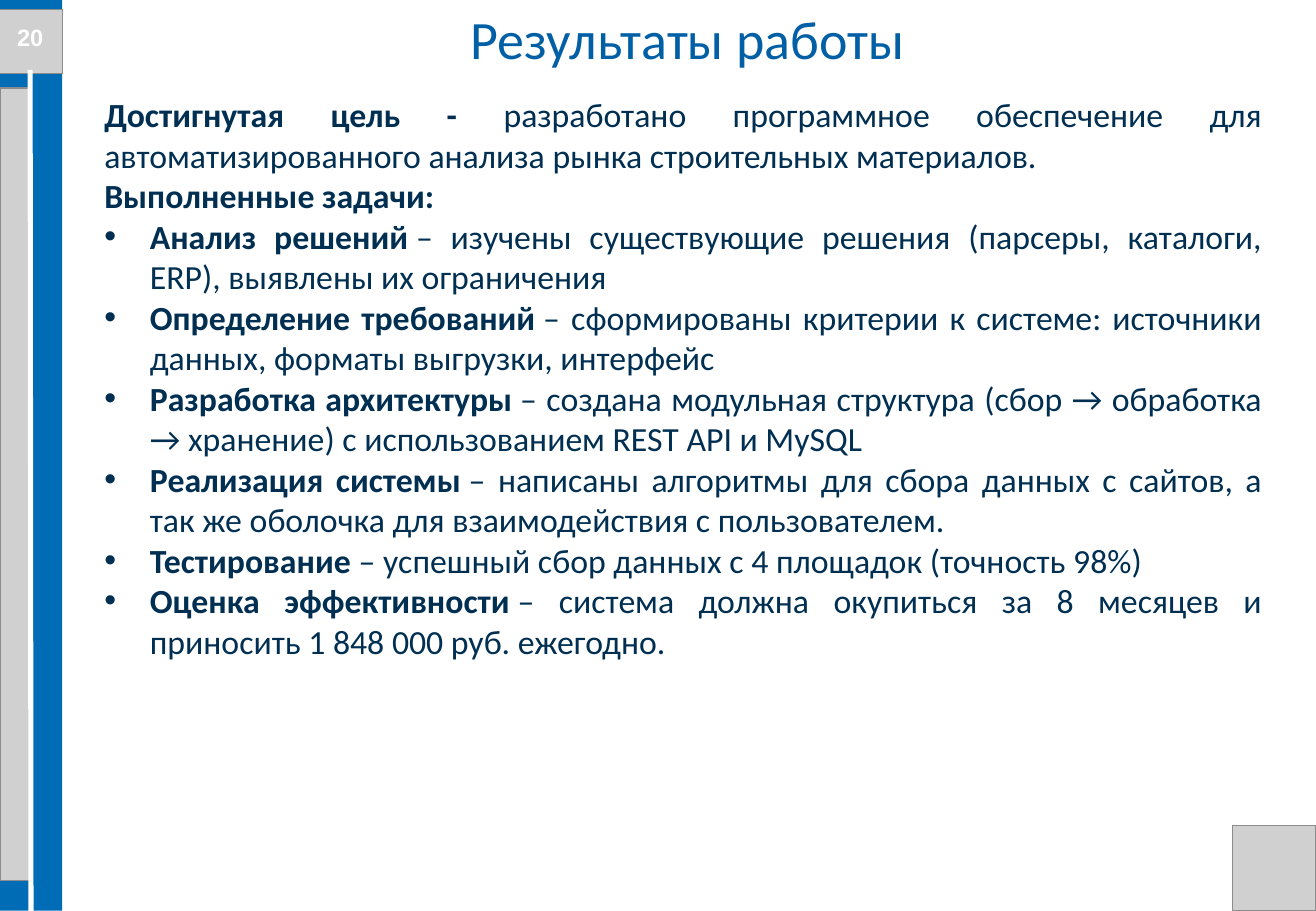
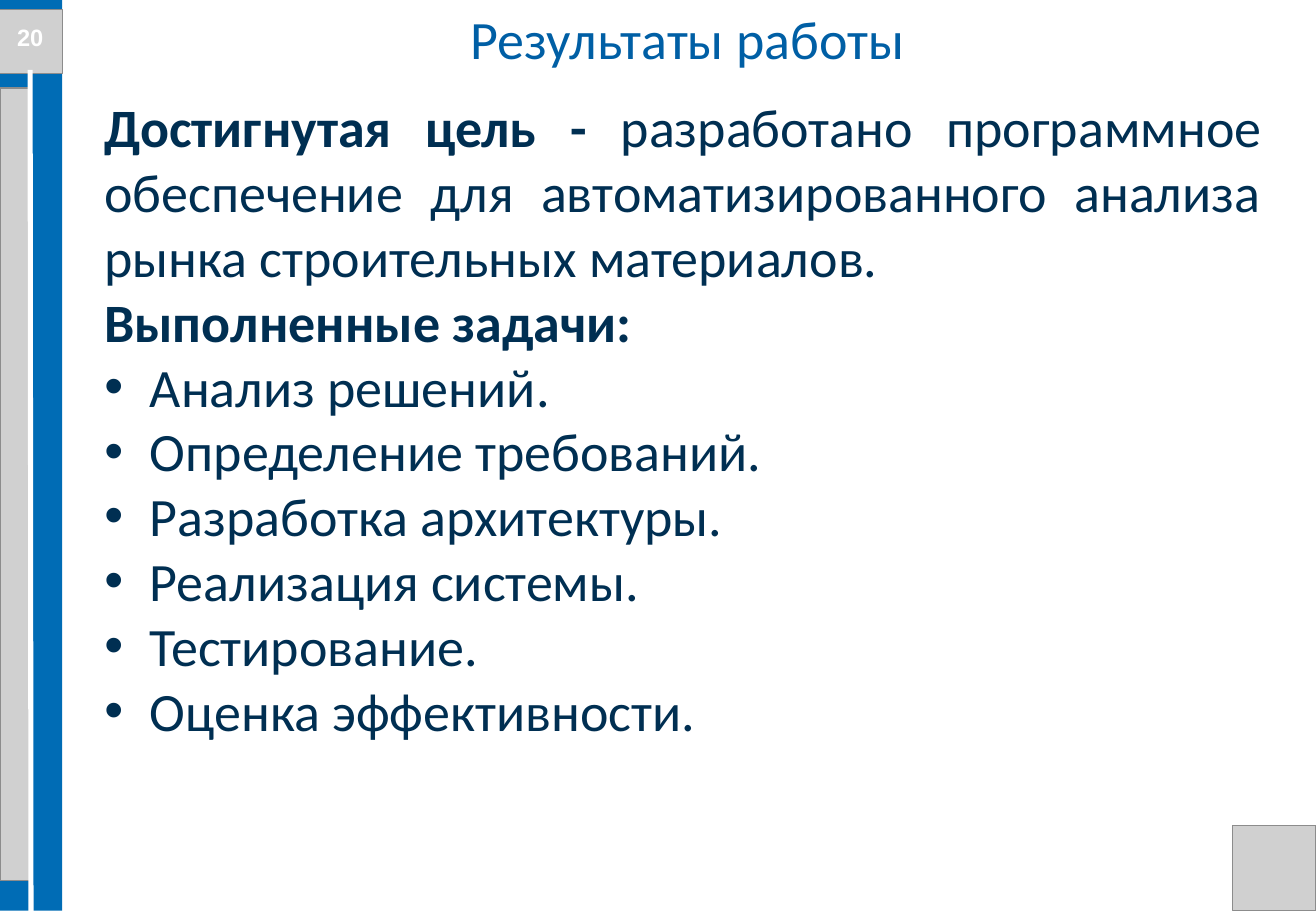
Before and after one commit to Evgenij1234/Diplom-work, a slide deck: slide 20 of Documents/Презентация диплома Семенов Е.А. БПЦ 21-01.pptx. Drawn at 1316x911 pixels with LibreOffice and Linux fonts; fonts in the diff are those of the drawing; grey boxes stand for pictures; background and template pictures are left out. Boxes give left, top, right and bottom in pixels: in the first picture for what was removed or moved away, otherwise in the second. Text is boxed around its words. In the diff, an @@ line names an element or a change of style, - is before the commit and + after.

```diff
--- a/Documents/Презентация диплома Семенов Е.А. БПЦ 21-01.pptx
+++ b/Documents/Презентация диплома Семенов Е.А. БПЦ 21-01.pptx
@@ text at (104, 110, 1261, 351): size 20 to 32 pt in "Достигнутая цель - разработано программное обеспечение для ...", "Выполненные задачи:" @@
@@ text at (150, 370, 761, 740): text changed; size 20 to 32 pt @@
-• Анализ решений – изучены существующие решения (парсеры, каталоги, ERP), выявлены их ограничения
-• Определение требований – сформированы критерии к системе: источники данных, форматы выгрузки, интерфейс
-• Разработка архитектуры – создана модульная структура (сбор → обработка → хранение) с использованием REST API и MySQL
-• Реализация системы – написаны алгоритмы для сбора данных с сайтов, а так же оболочка для взаимодействия с пользователем.
-• Тестирование – успешный сбор данных с 4 площадок (точность 98%)
-• Оценка эффективности – система должна окупиться за 8 месяцев и приносить 1 848 000 руб. ежегодно.
+• Анализ решений.
+• Определение требований.
+• Разработка архитектуры.
+• Реализация системы.
+• Тестирование.
+• Оценка эффективности.
```
Also in this commit, not shown: 13 other slides changed, 6 other files.
